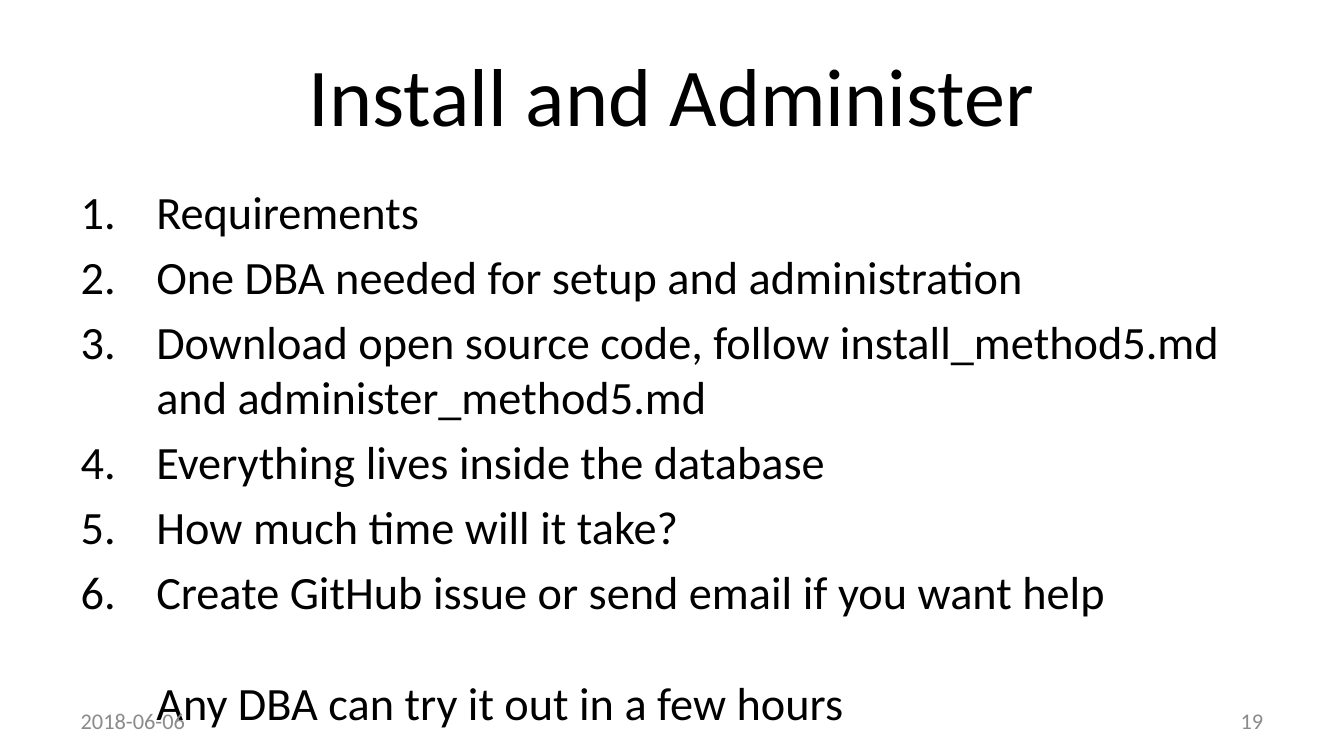
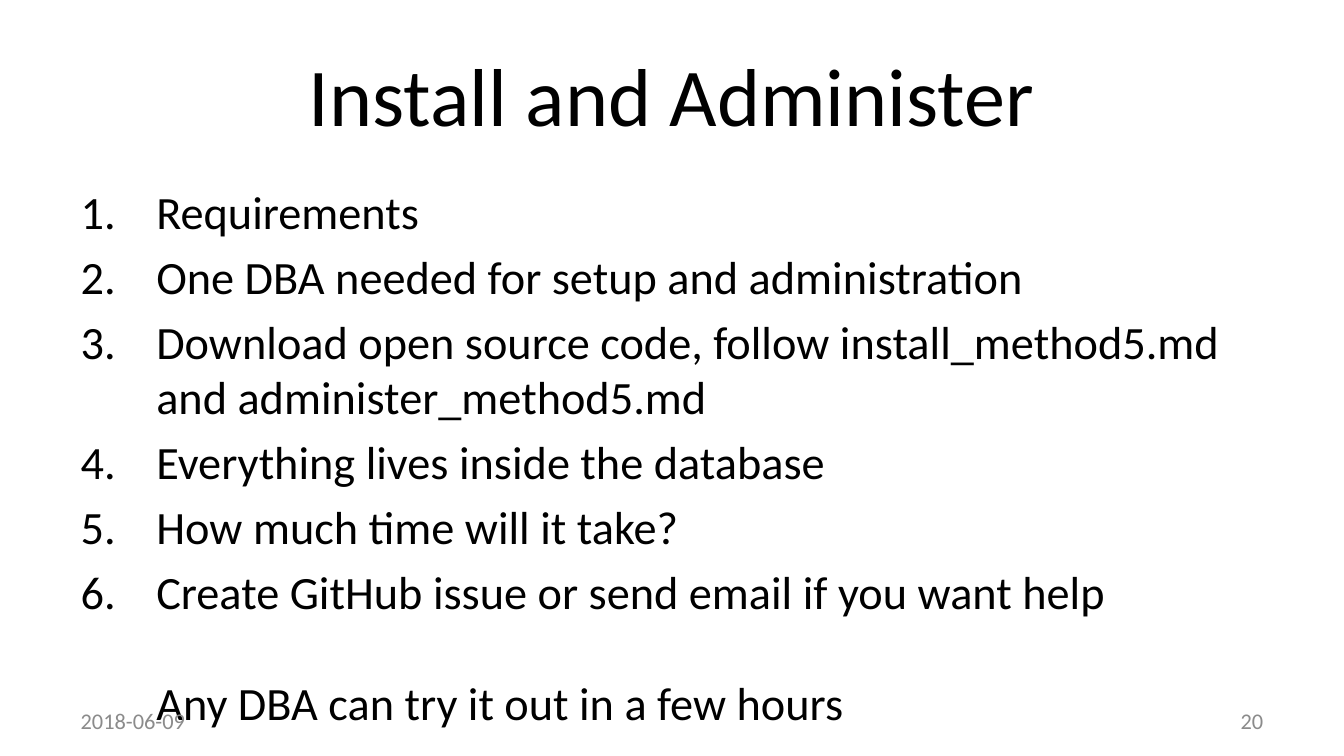
Before and after one commit to method5/method5.github.io, a slide deck: slide 20 of presentations/Method5.pptx (slide 19 before the commit). Drawn at 1344x756 pixels with LibreOffice and Linux fonts; fonts in the diff are those of the drawing; background and template pictures are left out. Boxes give left, top, right and bottom in pixels: in the first picture for what was removed or moved away, otherwise in the second. Text is boxed around its words. In the diff, an @@ line names an element or a change of style, - is before the commit and + after.

```diff
--- a/presentations/Method5.pptx
+++ b/presentations/Method5.pptx
@@ text at [81,710,185,729]: text changed @@
-2018-06-06
+2018-06-09
@@ page number at [1241,714,1264,729]: text changed @@
-19
+20
```
Also in this commit, not shown: 24 other slides changed, 1 slide added.
